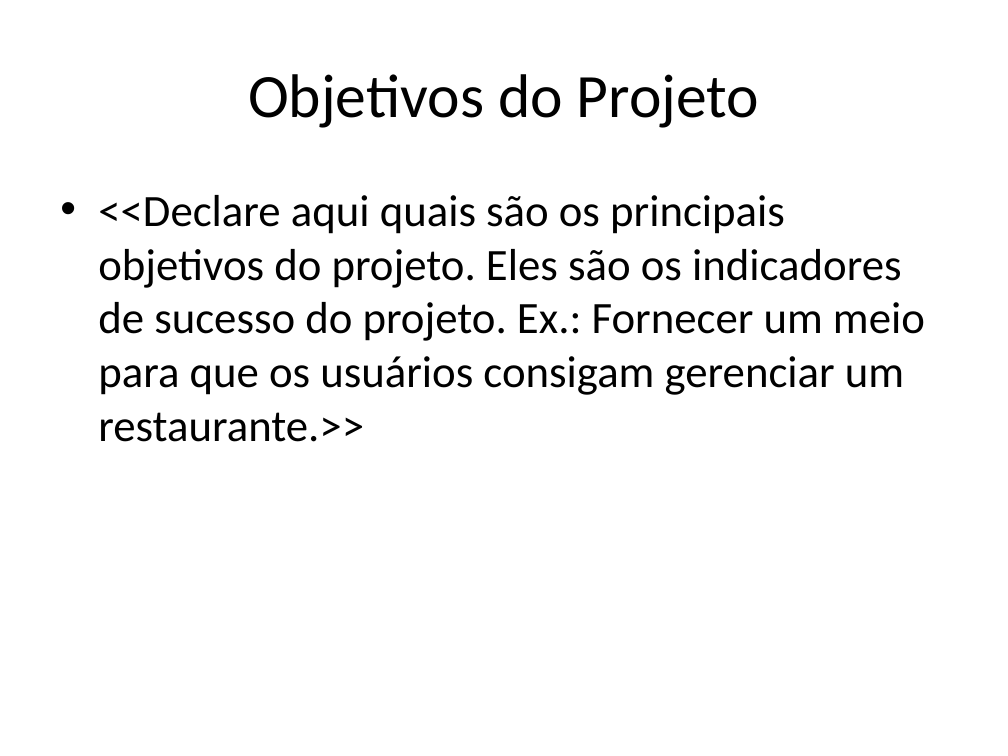
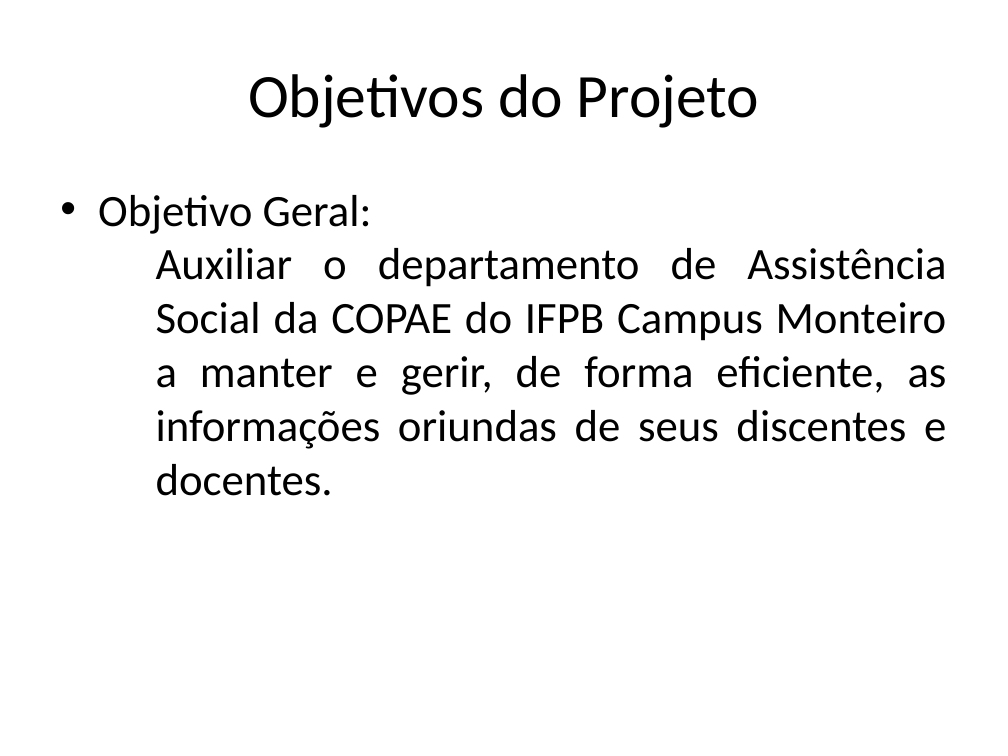
Before and after one commit to amslv/SIGEAS, a slide deck: slide 3 of 01-PROJETO-2015.2/01-GERENCIA DE PROJETO/Plano_de_Projeto.pptx. Drawn at 1008x756 pixels with LibreOffice and Linux fonts; fonts in the diff are those of the drawing. Boxes give left, top, right and bottom in pixels: in the first picture for what was removed or moved away, otherwise in the second. Text is boxed around its words. In the diff, an @@ line names an element or a change of style, - is before the commit and + after.

Commit message:
Versão 0.1 do Plano de Projeto

```diff
--- a/01-PROJETO-2015.2/01-GERENCIA DE PROJETO/Plano_de_Projeto.pptx
+++ b/01-PROJETO-2015.2/01-GERENCIA DE PROJETO/Plano_de_Projeto.pptx
@@ text at (x1=98, y1=195, x2=947, y2=496): text changed @@
-• <<Declare aqui quais são os principais objetivos do projeto. Eles são os indicadores de sucesso do projeto. Ex.: Fornecer um meio para que os usuários consigam gerenciar um restaurante.>>
+• Objetivo Geral:
+  − Auxiliar o departamento de Assistência Social da COPAE do IFPB Campus Monteiro a manter e gerir, de forma eficiente, as informações oriundas de seus discentes e docentes.
```
Also in this commit, not shown: 8 other slides changed, 8 slides added, 2 other files.
